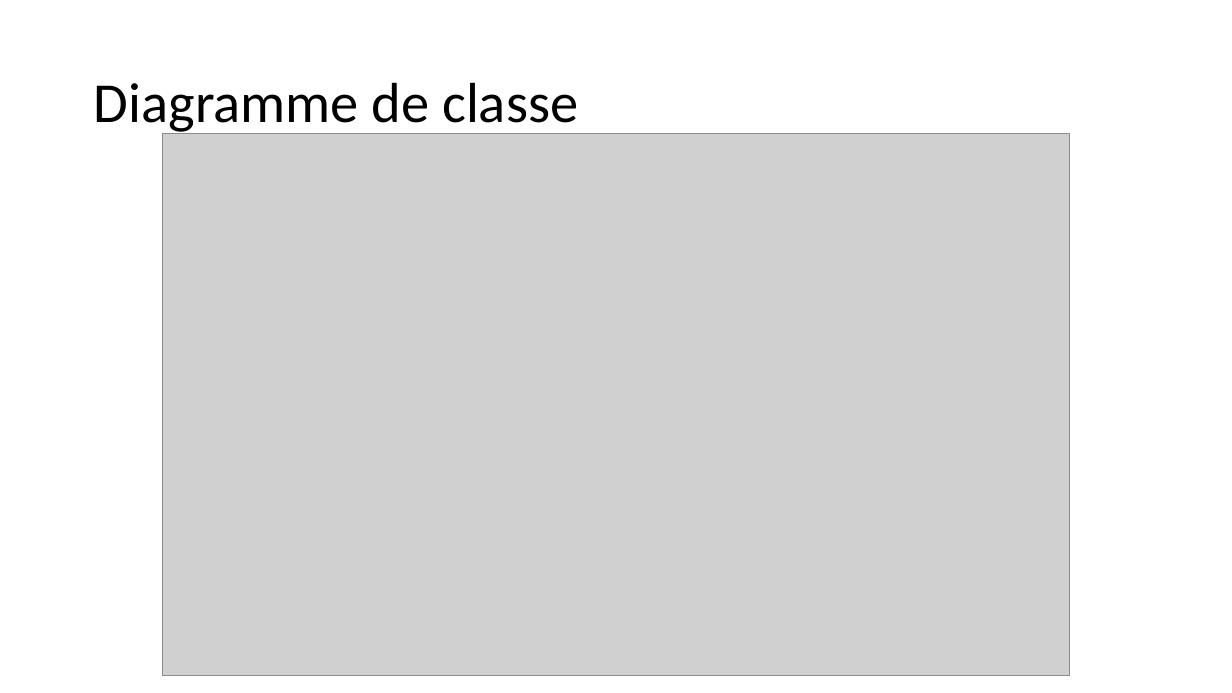
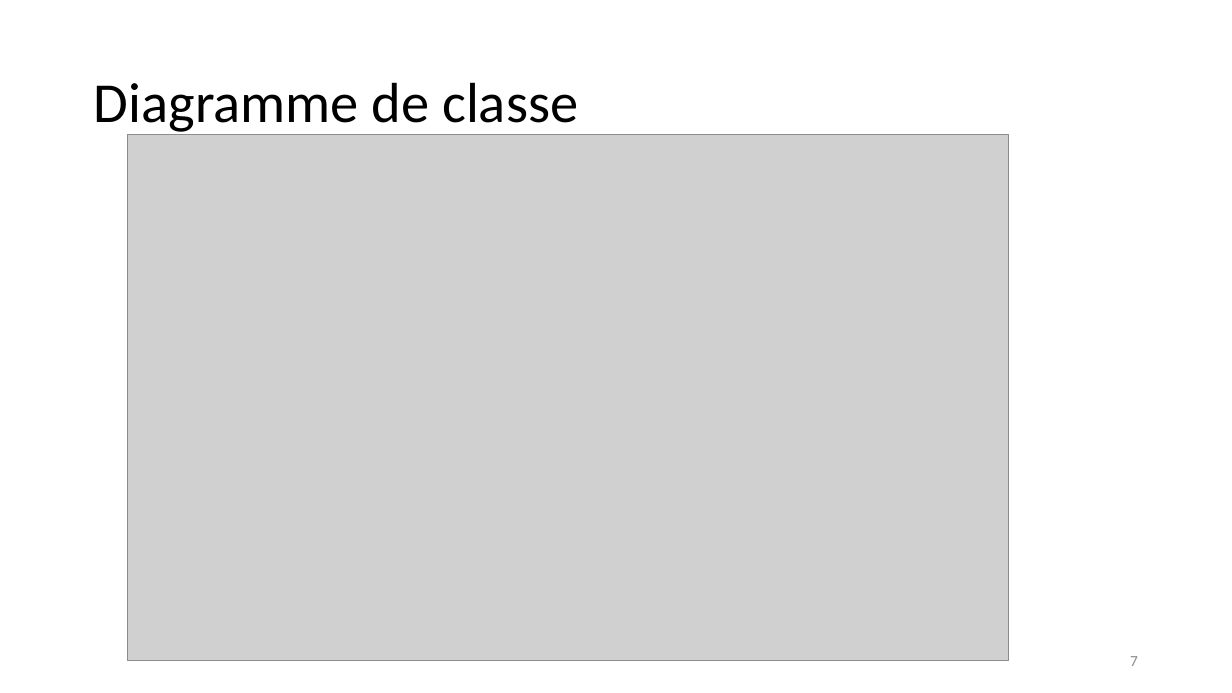
Before and after one commit to Damien-Collot/Repart, a slide deck: slide 7 of Présentation Repart.pptx. Drawn at 1232x693 pixels with LibreOffice and Linux fonts; fonts in the diff are those of the drawing; grey boxes stand for pictures. Boxes give left, top, right and bottom in pixels: in the first picture for what was removed or moved away, otherwise in the second. Text is boxed around its words. In the diff, an @@ line names an element or a change of style, - is before the commit and + after.

Commit message:
diagramme de classe

```diff
--- a/Présentation Repart.pptx
+++ b/Présentation Repart.pptx
@@ picture: place and size @@
-picture at [162, 133, 1069, 676]
+picture at [128, 134, 1008, 661]
@@ page number added at [1130, 656, 1138, 666], 12 pt, text #8C8C8C @@
+7
```
Also in this commit, not shown: 10 other slides changed, 3 other files.
